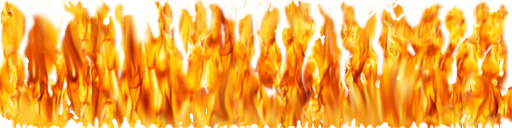
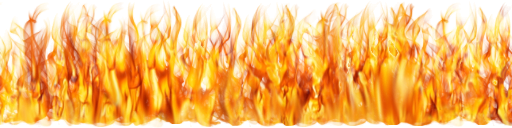
Comparing the layer stacks of the two 512x128 images. Changes:
removed layer "Color +Mask" over [0, 0, 512, 128]
added layer "Color + Alpha" above "Alpha Map" over [0, 0, 512, 128]
